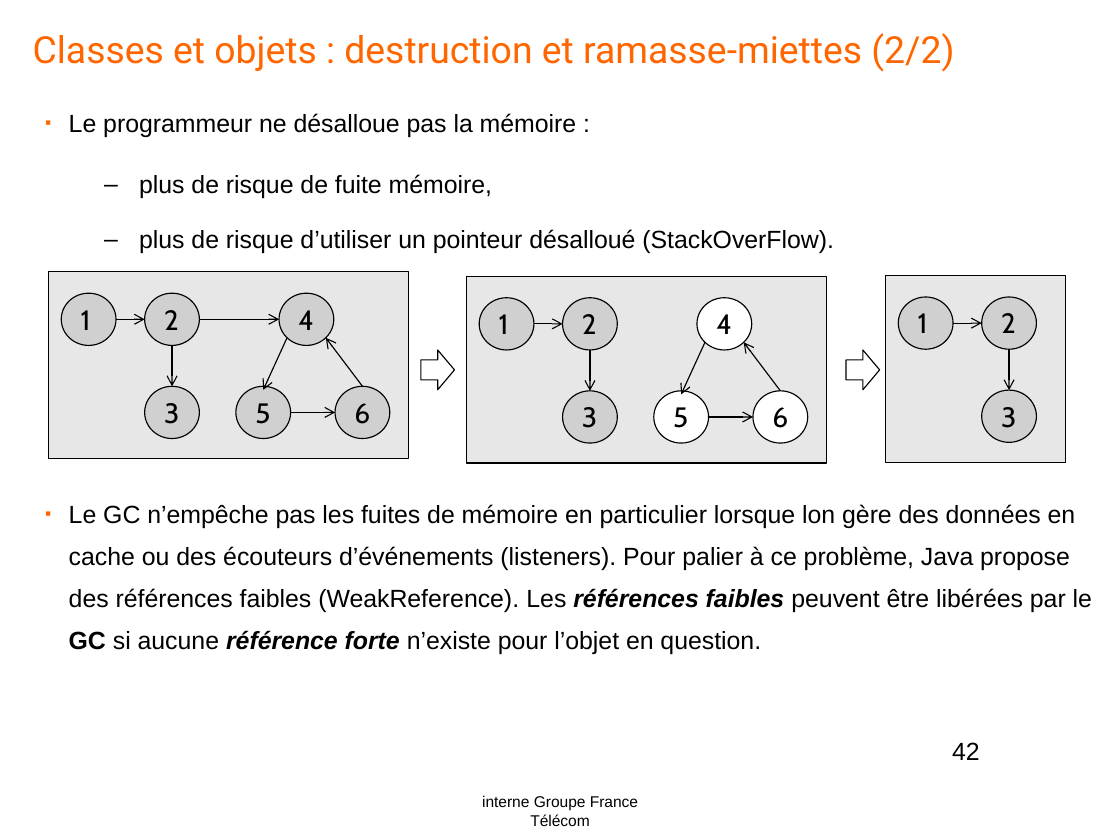
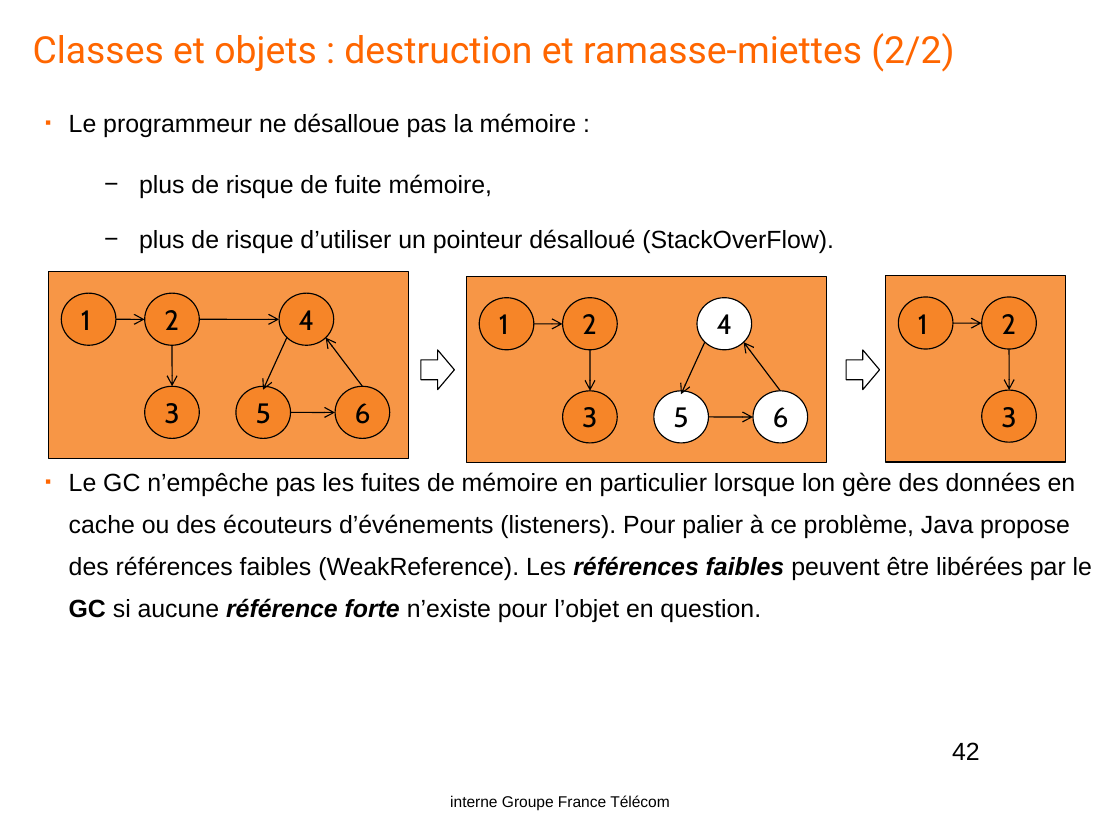
Before and after one commit to yplo6403/formationjava, a slide deck: slide 42 of doc/Java-OL1.pptx. Drawn at 1120x840 pixels with LibreOffice and Linux fonts; fonts in the diff are those of the drawing; background and template pictures are left out. Boxes give left, top, right and bottom in pixels: in the first picture for what was removed or moved away, otherwise in the second. Text is boxed around its words. In the diff, an @@ line names an element or a change of style, - is before the commit and + after.

```diff
--- a/doc/Java-OL1.pptx
+++ b/doc/Java-OL1.pptx
@@ text "Le programmeur ne désalloue pas ..." at (x1=69, y1=113, x2=1092, y2=622): bullet – to − @@
@@ fill #E7E7E7 to #F79646; outline #000000 0.75 pt to #000000 0.74 pt in 3 elements at (x1=49, y1=272, x2=409, y2=459), (x1=467, y1=277, x2=827, y2=464), (x1=886, y1=276, x2=1065, y2=463) @@
@@ freeform shape added at (x1=116, y1=319, x2=144, y2=319), fill #4F81BD, outline #000000 0.74 pt @@
@@ freeform shape added at (x1=199, y1=319, x2=279, y2=319), fill #4F81BD, outline #000000 0.74 pt @@
@@ freeform shape added at (x1=534, y1=324, x2=562, y2=324), fill #4F81BD, outline #000000 0.74 pt @@
@@ freeform shape added at (x1=953, y1=324, x2=981, y2=324), fill #4F81BD, outline #000000 0.74 pt @@
@@ freeform shape added at (x1=172, y1=345, x2=172, y2=385), fill #4F81BD, outline #000000 0.74 pt @@
@@ freeform shape added at (x1=263, y1=338, x2=287, y2=390), fill #4F81BD, outline #000000 0.74 pt @@
@@ freeform shape added at (x1=326, y1=337, x2=363, y2=385), fill #4F81BD, outline #000000 0.74 pt @@
@@ right arrow at (x1=421, y1=349, x2=455, y2=389): outline #000000 0.75 pt to #000000 0.74 pt; proportions changed @@
@@ freeform shape added at (x1=590, y1=349, x2=590, y2=390), fill #4F81BD, outline #000000 0.74 pt @@
@@ freeform shape added at (x1=681, y1=343, x2=704, y2=394), fill #4F81BD, outline #000000 0.74 pt @@
@@ freeform shape added at (x1=744, y1=343, x2=781, y2=391), fill #4F81BD, outline #000000 0.74 pt @@
@@ right arrow at (x1=846, y1=349, x2=879, y2=389): outline #000000 0.75 pt to #000000 0.74 pt; proportions changed @@
@@ freeform shape added at (x1=1009, y1=349, x2=1009, y2=390), fill #4F81BD, outline #000000 0.74 pt @@
@@ freeform shape added at (x1=291, y1=412, x2=336, y2=412), fill #4F81BD, outline #000000 0.74 pt @@
@@ fill #D0D0D0 to #F68528; outline #000000 0.75 pt to #000000 0.74 pt in 12 elements at (x1=62, y1=293, x2=116, y2=346), (x1=144, y1=293, x2=199, y2=346), (x1=279, y1=293, x2=334, y2=346), (x1=236, y1=386, x2=291, y2=439), (x1=335, y1=386, x2=390, y2=439), (x1=144, y1=386, x2=199, y2=439), (x1=898, y1=297, x2=953, y2=349), (x1=982, y1=297, x2=1037, y2=349), (x1=982, y1=390, x2=1037, y2=442), (x1=479, y1=298, x2=534, y2=351), (x1=562, y1=298, x2=617, y2=351), (x1=562, y1=391, x2=617, y2=444) @@
@@ group removed at (x1=116, y1=319, x2=1009, y2=417): 13 arrows @@
@@ freeform shape added at (x1=709, y1=417, x2=754, y2=417), fill #4F81BD, outline #000000 0.74 pt @@
@@ outline #000000 0.75 pt to #000000 0.74 pt in 3 elements at (x1=697, y1=298, x2=752, y2=351), (x1=654, y1=391, x2=709, y2=444), (x1=753, y1=391, x2=808, y2=444) @@
@@ text "interne Groupe France Télécom" rewrapped from (x1=482, y1=795, x2=638, y2=826) to (x1=450, y1=795, x2=670, y2=810) @@
```
Also in this commit, not shown: 84 other slides changed, 2 slides added.
